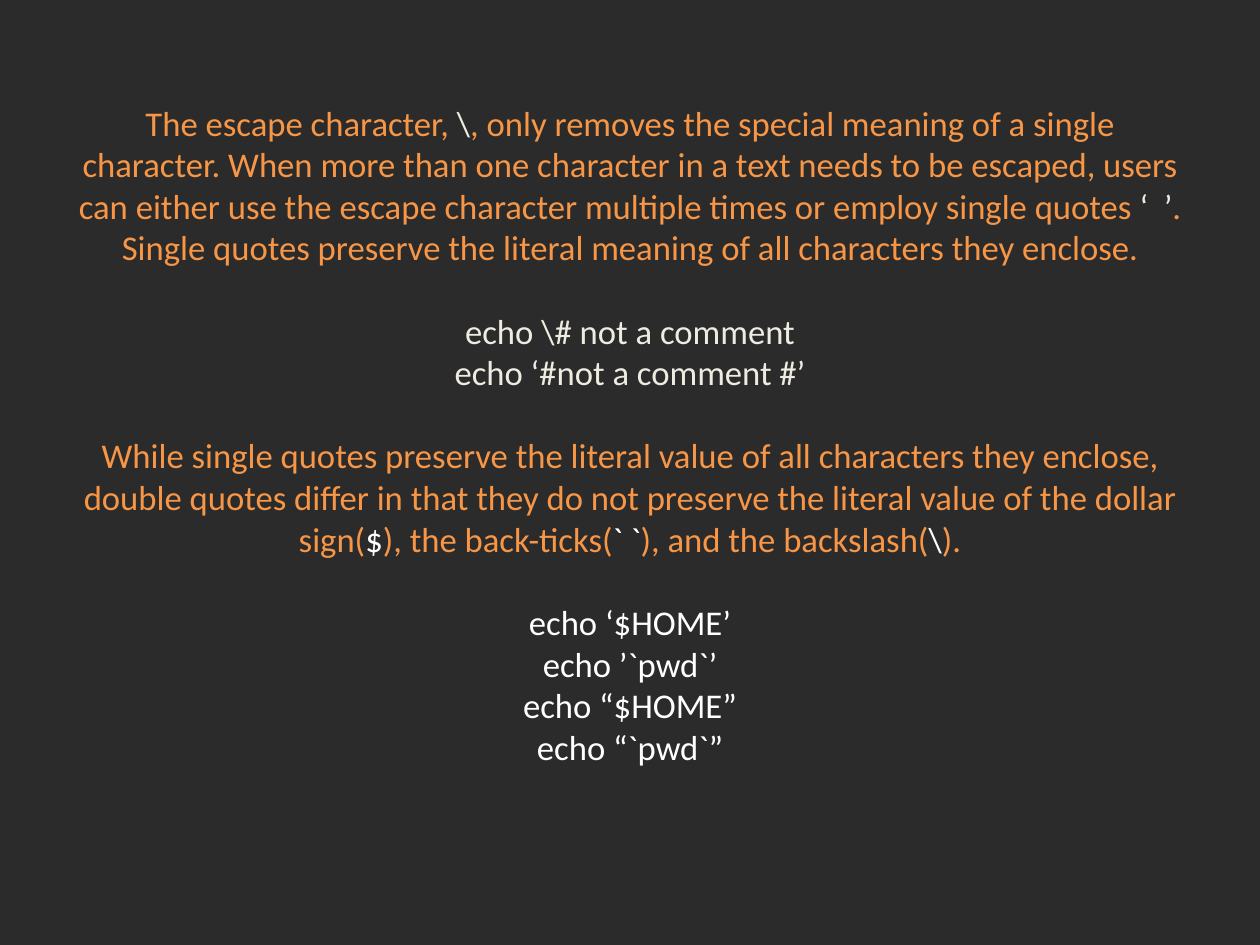
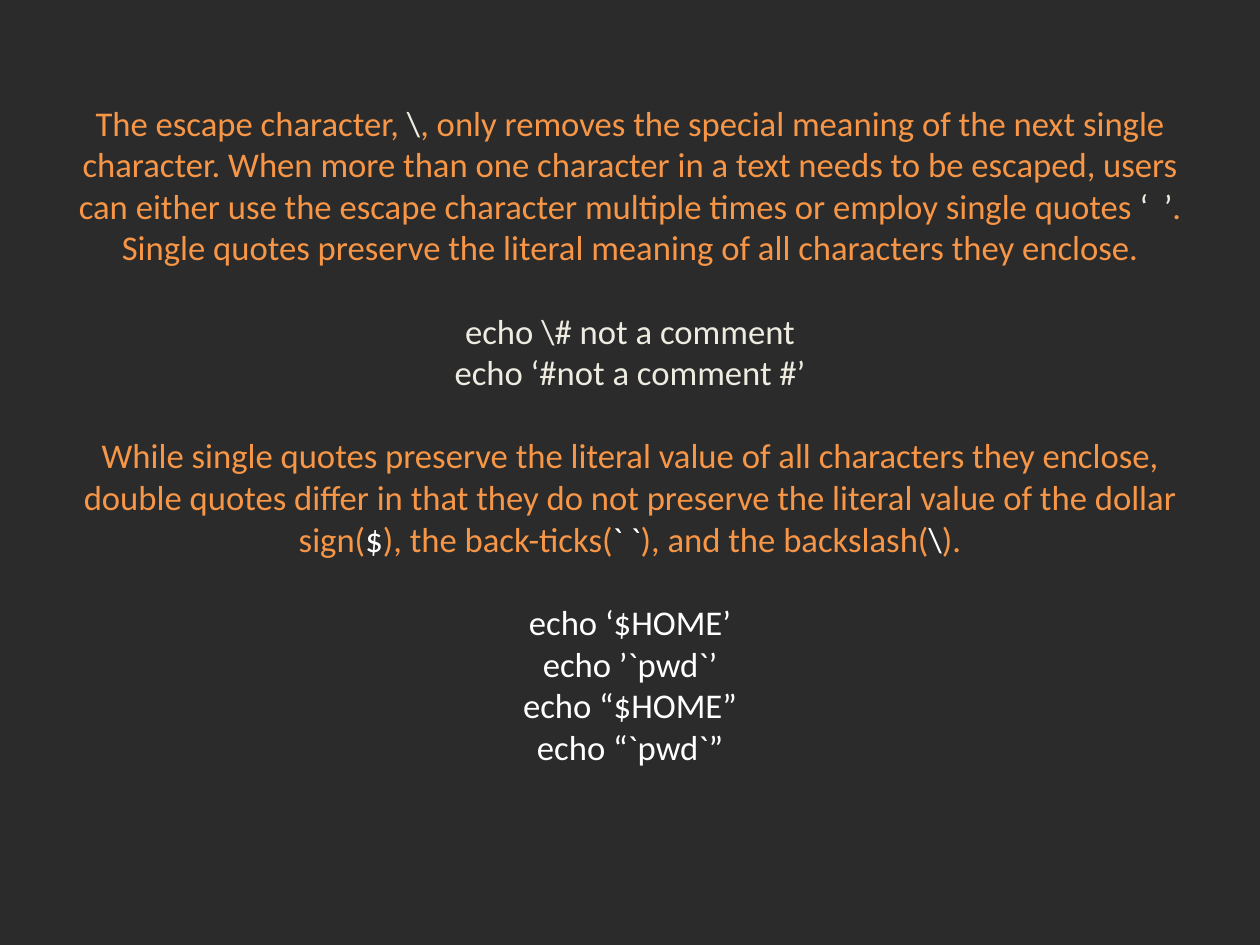
Before and after one commit to Academy-Soft-Intellect/Linux-Course, a slide deck: slide 4 of 15.BashScripting/15-Bash_Scripting.pptx. Drawn at 1260x945 pixels with LibreOffice and Linux fonts; fonts in the diff are those of the drawing; background and template pictures are left out; a plain dark background stands for a picture behind light text. Boxes give left, top, right and bottom in pixels: in the first picture for what was removed or moved away, otherwise in the second. Text is boxed around its words. In the diff, an @@ line names an element or a change of style, - is before the commit and + after.

```diff
--- a/15.BashScripting/15-Bash_Scripting.pptx
+++ b/15.BashScripting/15-Bash_Scripting.pptx
@@ title at (79,112,1177,766): text changed @@
-The escape character, \, only removes the special meaning of a single character. When more than one character in a text needs to be escaped, users can either use the escape character multiple times or employ single quotes ‘ ’. Single quotes preserve the literal meaning of all characters they enclose.
-echo \# not a comment
-echo ‘#not a comment #’
-While single quotes preserve the literal value of all characters they enclose, double quotes differ in that they do not preserve the literal value of the dollar sign($), the back-ticks(` `), and the backslash(\).
-echo ‘$HOME’
-echo ’`pwd`’
-echo “$HOME”
-echo “`pwd`”
+The escape character, \, only removes the special meaning of the next single character. When more than one character in a text needs to be escaped, users can either use the escape character multiple times or employ single quotes ‘ ’. Single quotes preserve the literal meaning of all characters they enclose.
+echo \# not a comment
+echo ‘#not a comment #’
+While single quotes preserve the literal value of all characters they enclose, double quotes differ in that they do not preserve the literal value of the dollar sign($), the back-ticks(` `), and the backslash(\).
+echo ‘$HOME’
+echo ’`pwd`’
+echo “$HOME”
+echo “`pwd`”
```
Also in this commit, not shown: 2 other slides changed.
